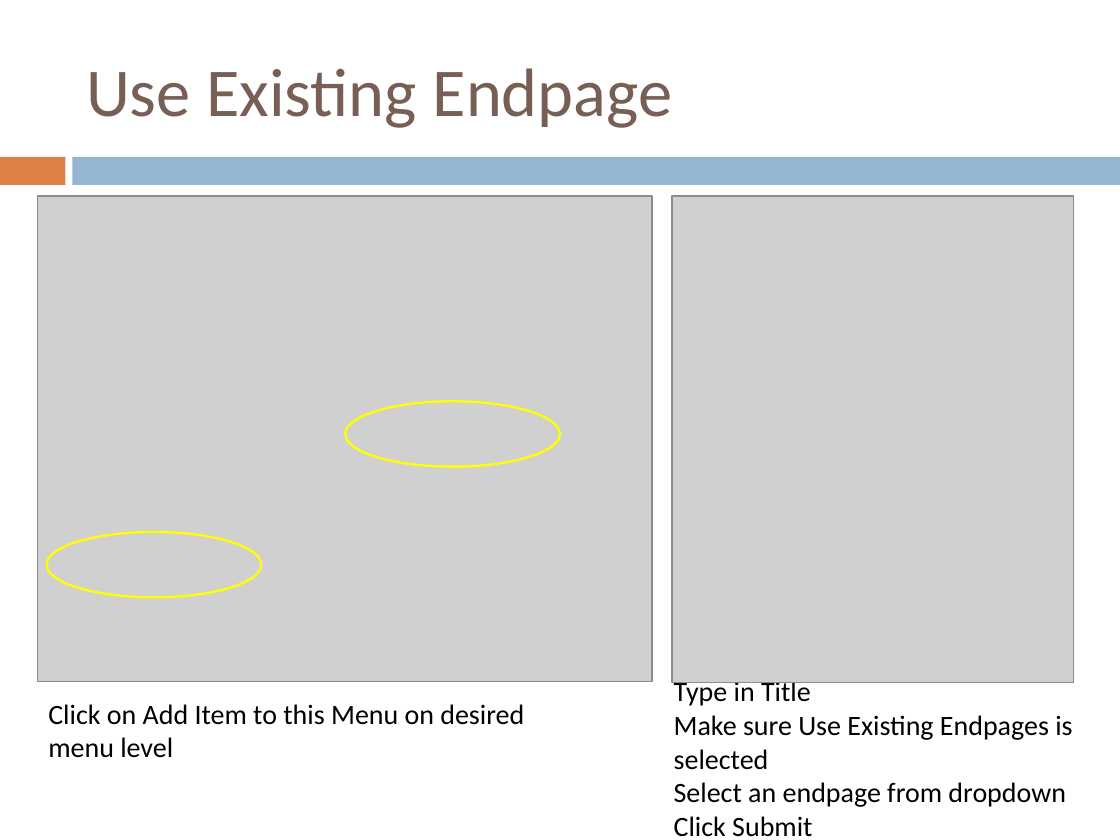
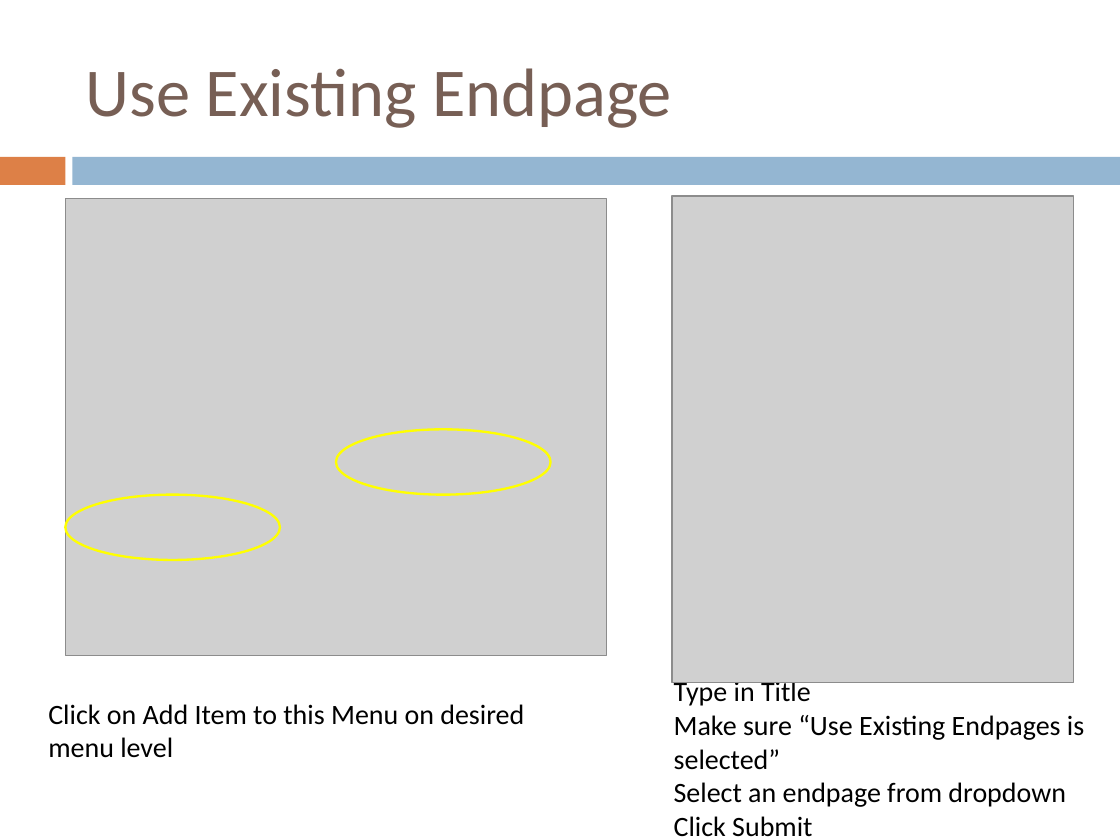
Before and after one commit to anochens/475-Pitt-Health-frontend, a slide deck: slide 10 of data-entry/Data Entry User Guide.pptx. Drawn at 1120x840 pixels with LibreOffice and Linux fonts; fonts in the diff are those of the drawing; grey boxes stand for pictures. Boxes give left, top, right and bottom in pixels: in the first picture for what was removed or moved away, otherwise in the second. Text is boxed around its words. In the diff, an @@ line names an element or a change of style, - is before the commit and + after.

```diff
--- a/data-entry/Data Entry User Guide.pptx
+++ b/data-entry/Data Entry User Guide.pptx
@@ picture resized from (x1=37, y1=196, x2=652, y2=681) to (x1=65, y1=199, x2=606, y2=656) @@
@@ ellipse moved from (x1=345, y1=401, x2=560, y2=466) to (x1=336, y1=429, x2=551, y2=494) @@
@@ ellipse moved from (x1=47, y1=532, x2=262, y2=597) to (x1=65, y1=495, x2=280, y2=560) @@
@@ text at (x1=674, y1=715, x2=1084, y2=770): text changed @@
-Make sure Use Existing Endpages is selected
+Make sure “Use Existing Endpages is selected”
```
Also in this commit, not shown: 7 other slides changed, 2 other files.
